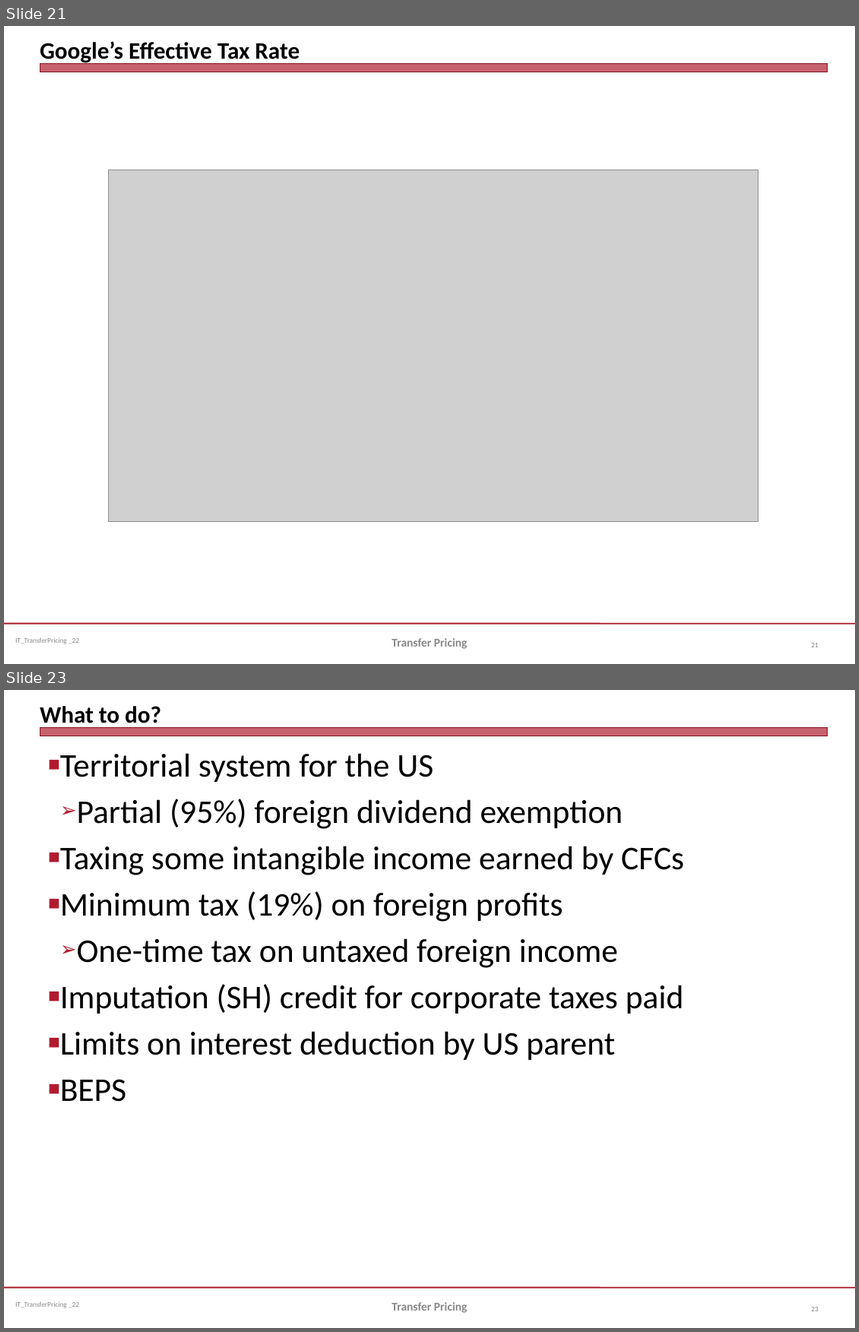
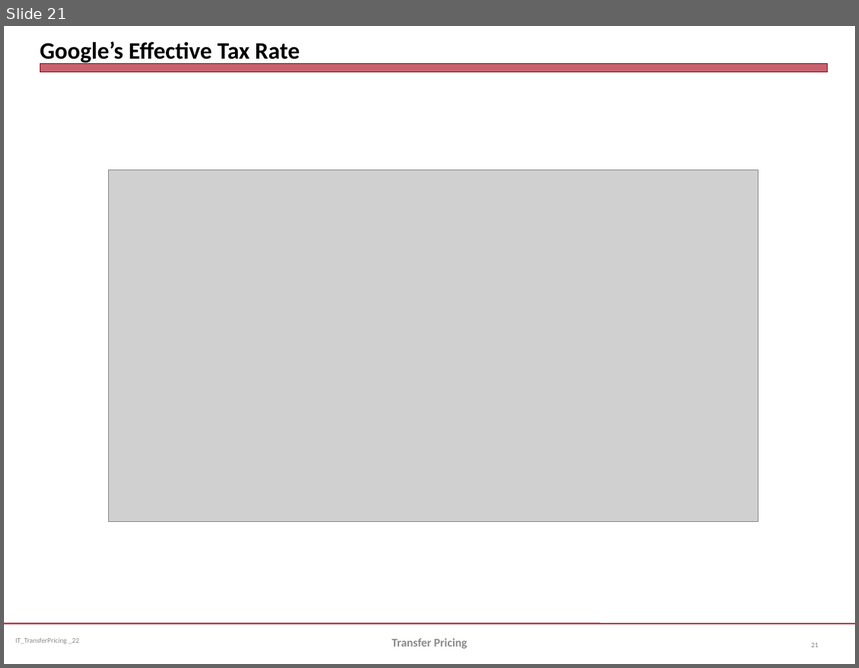
Before and after one commit to jmc877/International-Tax, a slide deck: slides/IT_TransferPricing_2022.pptx. Shown one above the other, each under a label of ours: slides 21 and 23 before the commit, slide 21 after it; the slides between them are not shown. The pictures are 859x1332 and 859x668 pixels, drawn with LibreOffice and Linux fonts; fonts in the diff are those of the drawing; grey boxes stand for pictures. Boxes give left, top, right and bottom in pixels: in the first picture for what was removed or moved away, otherwise in the second. Text is boxed around its words. In the diff, an @@ line names an element or a change of style, - is before the commit and + after.

```diff
--- a/slides/IT_TransferPricing_2022.pptx
+++ b/slides/IT_TransferPricing_2022.pptx
@@ slide 23 removed at (x1=4, y1=690, x2=855, y2=1328), background #FFFFFF; not listed: 3 template elements that a slide beside it also shows @@
@@ title removed at (x1=40, y1=706, x2=161, y2=729) @@
-What to do?
@@ text removed at (x1=60, y1=753, x2=684, y2=1102) @@
-■ Territorial system for the US
-  ➢ Partial (95%) foreign dividend exemption
-■ Taxing some intangible income earned by CFCs
-■ Minimum tax (19%) on foreign profits
-  ➢ One-time tax on untaxed foreign income
-■ Imputation (SH) credit for corporate taxes paid
-■ Limits on interest deduction by US parent
-■ BEPS
@@ text removed at (x1=392, y1=1303, x2=468, y2=1313) @@
-Transfer Pricing
@@ page number removed at (x1=811, y1=1307, x2=818, y2=1312) @@
-23
```
Also in this commit, not shown: 10 slides changed, 1 other slide removed, 1 other file.
